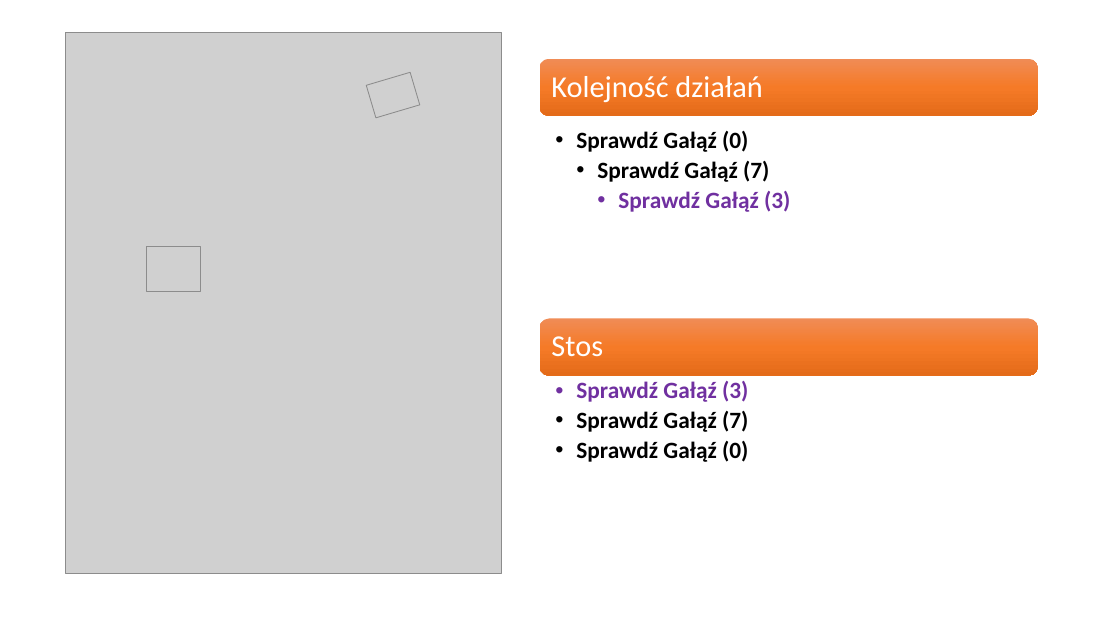
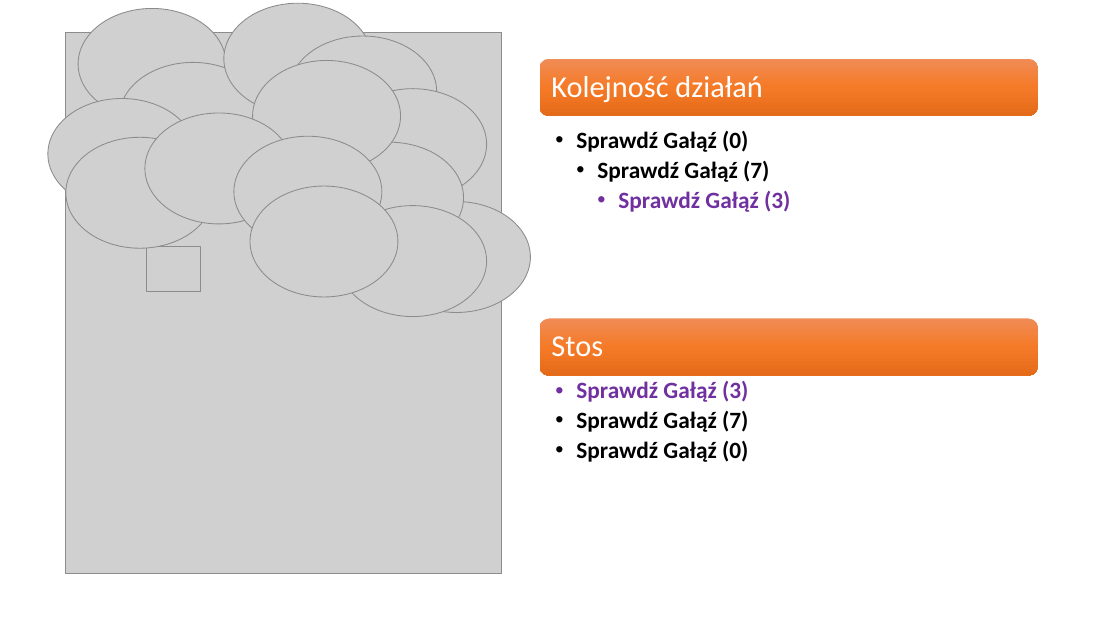
Before and after one commit to blackbat13/CS-HTiEW, a slide deck: slide 8 of Wprowadzenie do rekurencji/I. Wprowadzenie do rekurencji/Zadanie z małpą.pptx. Drawn at 1120x630 pixels with LibreOffice and Linux fonts; fonts in the diff are those of the drawing; grey boxes stand for pictures. Boxes give left, top, right and bottom in pixels: in the first picture for what was removed or moved away, otherwise in the second. Text is boxed around its words. In the diff, an @@ line names an element or a change of style, - is before the commit and + after.

```diff
--- a/Wprowadzenie do rekurencji/I. Wprowadzenie do rekurencji/Zadanie z małpą.pptx
+++ b/Wprowadzenie do rekurencji/I. Wprowadzenie do rekurencji/Zadanie z małpą.pptx
@@ group added at <box>48,3,530,317</box>: 14 pictures @@
```
Also in this commit, not shown: 8 other slides changed, 15 other files.
